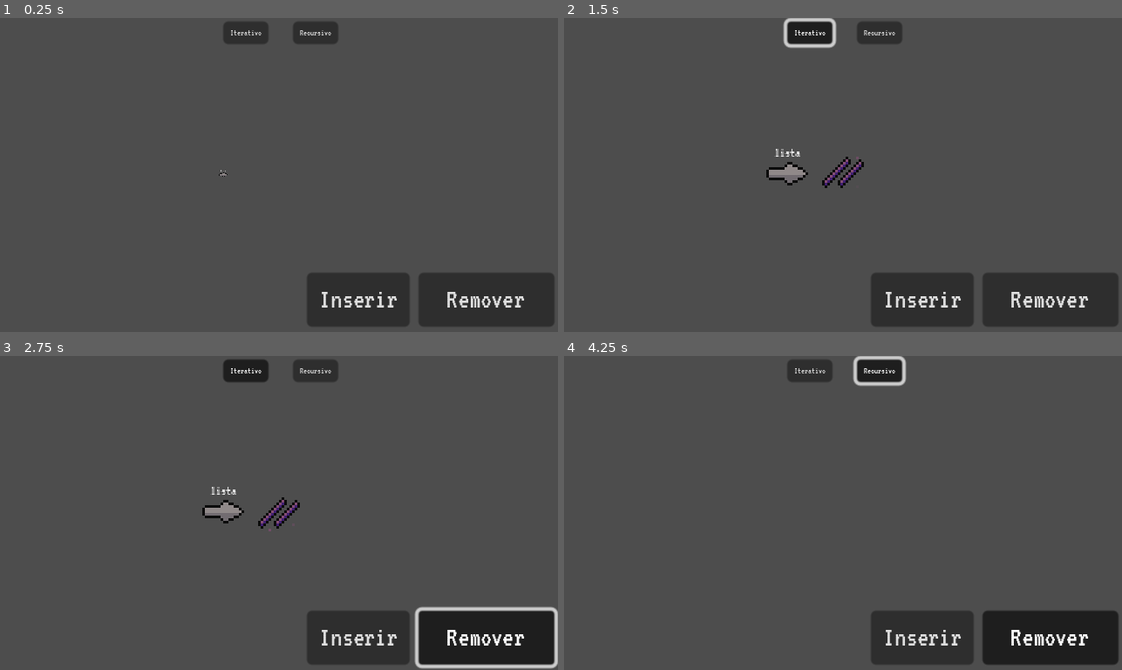
Above: before the commit, frames 1-4 (two rows, left to right).
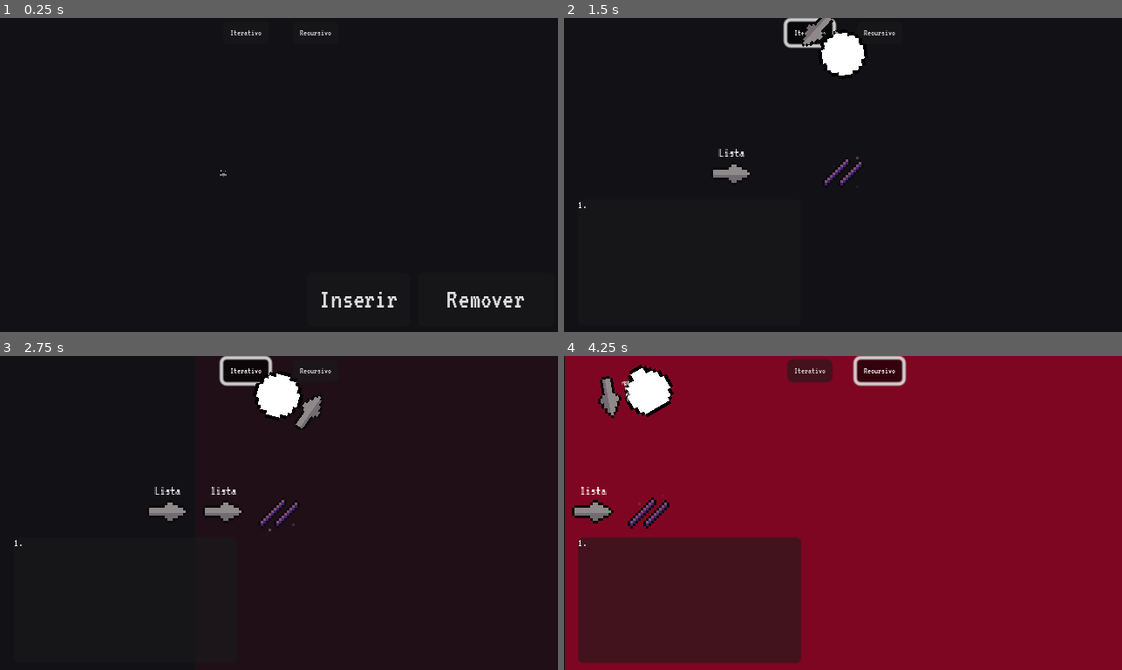
Above: after the commit, the same moments.

Repository: fabio-bays/elab-aed1
Game: Godot game, scene res://ListaLigada.tscn
Two runs of this game, one before a commit and one after it. Both use one fixed random seed, a clock stepped at 60 frames per second and the inputs below.
Inputs (mouse positions are in pixels of both pictures, inside the frame that each line leads up to):
- Up to frame 1 (0.25 s): no input
- Up to frame 2 (1.5 s): click "Inserir" at 0.5 s; click "Iterativo" at 1.25 s
- Up to frame 3 (2.75 s): click (485, 638) at 2 s, where only the run before the commit has a clickable "Remover"
- Up to frame 4 (4.25 s): click "Recursivo" at 2.75 s; tap Enter at 3.5 s; move the mouse to (843, 513) at 3.52 s; press the mouse at (843, 513) at 3.53 s; hold Right (ui_right) from 3.53 s (still down)

The runs differ from the first frame. In frame 1, 92% of the frame differs, in the area x 0-100%, y 0-100%; in frame 2, 99%; in frame 3, 95%; in frame 4, 100%.

Commit message:
trabalhando em animações recursivas

Diff:
--- a/BlocoCodigo.tscn
+++ b/BlocoCodigo.tscn
@@ -1,7 +1,9 @@
-[gd_scene load_steps=3 format=3 uid="uid://brb3nqnenyjq0"]
+[gd_scene load_steps=4 format=3 uid="uid://brb3nqnenyjq0"]
 
 [ext_resource type="Script" path="res://BlocoCodigo.gd" id="1_8feg0"]
 [ext_resource type="FontFile" uid="uid://5m5r5fu4xykb" path="res://assets/fontes/VT323-Regular.ttf" id="1_qoamu"]
+
+[sub_resource type="Theme" id="Theme_2b1me"]
 
 [node name="Control" type="Control"]
 layout_mode = 3
@@ -12,6 +14,7 @@
 layout_mode = 0
 offset_right = 128.0
 offset_bottom = 72.0
+theme = SubResource("Theme_2b1me")
 
 [node name="RichTextLabel" type="RichTextLabel" parent="PanelContainer"]
 layout_mode = 2
--- a/ListaLigada.gd
+++ b/ListaLigada.gd
@@ -86,9 +86,13 @@
 	}'
 ] # 0: inserir iterativamente. 1: remover iterativamente. 2: inserir recursivamente
 	#+ 3: remover recursivamente
+const cores_retangulos = ['7f0622', '00563d', '430067', '002859']
+# Vermelho, rosa, roxo, azul.
+const POS_CANTO_TELA = Vector2(GRID_SIZE.x * 16, -GRID_SIZE.y * 8)
+const DISTAN_PTR_NODO = Vector2(GRID_SIZE.x * 4, 0)
 
 const ANIM_INTERVALO_DURACAO : float = .1 # em segundos
-const ANIM_ANIMACAO_DURACAO : float = .1
+const ANIM_ANIMACAO_DURACAO : float = 1
 
 var camera_direction = Vector2(0,0)
 var modo_animacao_iterativa #-> o jogo começa com qual modo ativado?
@@ -97,15 +101,32 @@
 signal inserir_toggled
 signal remover_toggled
 
+class Utilidades:
+	static func set_rec_retan(rec_retan, lista, pilha_cor, fila_cor):
+		var rec_retan_pos = instance_from_id(lista.get_primeiro_nodo_id()).position \
+			- GRID_SIZE * 6
+		var rec_retan_cor = fila_cor.pop_front()
+
+		pilha_cor.push_front(rec_retan_cor)
+		fila_cor.push_back(rec_retan_cor)
+		rec_retan_pos.y = - GRID_SIZE.y * 12
+		rec_retan.position = rec_retan_pos
+		rec_retan.size = Vector2(336, 192)
+		rec_retan.color = rec_retan_cor
 
 class Lista:
 	var lista : Dictionary
 	var nulo_id : int
 
-	## Primeiro e último nodo da lista visualmente apenas. No dicionário "lista",
+	## Primeiro e último nodo da lista visual apenas. No dicionário "lista",
 	## o último objeto é sempre o último a ser inserido.
-	var primeiro_nodo_da_lista_id
-	var ultimo_nodo_da_lista_id
+	var primeiro_nodo_da_lista_id : int
+	var ultimo_nodo_da_lista_id : int
+
+	func set_nulo_id(nuloid : int):
+		self.nulo_id = nuloid
+		self.primeiro_nodo_da_lista_id = nuloid
+		self.ultimo_nodo_da_lista_id = nuloid
 
 	func _checar_se_null(obj : Variant):
 		if obj == null:
@@ -133,6 +154,7 @@
 			return self.lista[ultimo_nodo_da_lista_id]['ant']
 
 	func push_nodo_id(nodo_novo_id : int, nodo_clicado_id):
+		## A função insere o nodo, visualmente, na posição de nodo_clicado_id.
 		if !self.lista.is_empty():
 			self.lista[nodo_novo_id] = {'pos' : null, 'ant' : null}
 
@@ -156,19 +178,23 @@
 			self.primeiro_nodo_da_lista_id = nodo_novo_id
 			self.ultimo_nodo_da_lista_id = nodo_novo_id
 
-	func erase_nodo_id(nodo_clicado_id):
-		var nodo_anterior_id = self.lista[nodo_clicado_id]['ant']
-		var nodo_posterior_id = self.lista[nodo_clicado_id]['pos']
-
-		if nodo_anterior_id != null:
-			self.lista[nodo_anterior_id]['pos'] = self.lista[nodo_clicado_id]['pos']
-		if nodo_posterior_id != null:
-			self.lista[nodo_posterior_id]['ant'] = self.lista[nodo_clicado_id]['ant']
-		if nodo_clicado_id == self.ultimo_nodo_da_lista_id:
-			self.ultimo_nodo_da_lista_id = self._checar_se_null(nodo_anterior_id)
-		if nodo_clicado_id == self.primeiro_nodo_da_lista_id:
-			self.primeiro_nodo_da_lista_id = self._checar_se_null(nodo_posterior_id)
-		self.lista.erase(nodo_clicado_id)
+	func pop_nodo_id(nodo_id):
+		if nodo_id != nulo_id:
+			print('aqui em ! ')
+			var nodo_anterior_id = self.lista[nodo_id]['ant']
+			var nodo_posterior_id = self.lista[nodo_id]['pos']
+
+			if nodo_anterior_id != null:
+				self.lista[nodo_anterior_id]['pos'] = self.lista[nodo_id]['pos']
+			if nodo_posterior_id != null:
+				self.lista[nodo_posterior_id]['ant'] = self.lista[nodo_id]['ant']
+			if nodo_id == self.ultimo_nodo_da_lista_id:
+				self.ultimo_nodo_da_lista_id = self._checar_se_null(nodo_anterior_id)
+			if nodo_id == self.primeiro_nodo_da_lista_id:
+				self.primeiro_nodo_da_lista_id = self._checar_se_null(nodo_posterior_id)
+			self.lista.erase(nodo_id)
+
+		return nodo_id
 
 	func get_nodo_posterior_id(nodo_atual_id : int):
 		return self.lista[nodo_atual_id]['pos']
@@ -180,13 +206,25 @@
 	func get_ultimo_nodo_inserido_id():
 		return lista.keys()[-1]
 
+	func duplicate():
+		var lista_copia = Lista.new()
+		lista_copia.lista = lista.duplicate()
+		lista_copia.primeiro_nodo_da_lista_id = self.primeiro_nodo_da_lista_id
+		lista_copia.ultimo_nodo_da_lista_id = self.ultimo_nodo_da_lista_id
+		lista_copia.nulo_id = self.nulo_id
+
+		print(self.nulo_id, ' ', lista_copia.nulo_id)
+
+		return lista_copia
+
 func _ready():
-	$Ponteiro.set_label_text('lista')
+	$Ponteiro.set_label_text('Lista')
 	$Nulo.add_user_signal('nulo_clicado', [null, 'acao'])
 	$Nulo.connect('nulo_clicado', _on_nodo_ou_nulo_clicado)
 	anim_o_comeco()
 	lista = Lista.new()
-	lista.nulo_id = $Nulo.get_instance_id()
+	lista.set_nulo_id($Nulo.get_instance_id())
+	print(lista.get_primeiro_nodo_id() == $Nulo.get_instance_id())
 
 func _process(delta):
 	if lista.lista.is_empty():
@@ -296,28 +334,6 @@
 	var nodo_novo_id = nodo.get_instance_id()
 
 	lista.push_nodo_id(nodo_novo_id, nodo_clicado_id)
-	#if !lista.is_empty():
-		#lista[nodo_novo_id] = {'pos' : null, 'ant' : null}
-		#
-		#var nodo_anterior_id
-		#if nodo_clicado_id != lista.get_nulo_id():
-			#nodo_anterior_id = lista[nodo_clicado_id]['ant']
-			#lista[nodo_clicado_id]['ant'] = nodo_novo_id
-			#lista[nodo_novo_id]['pos'] = nodo_clicado_id
-		#else:
-			#nodo_anterior_id = ultimo_nodo_da_lista_id
-			#ultimo_nodo_da_lista_id = nodo_novo_id
-			#lista[nodo_novo_id]['pos'] = null
-		#
-		#if nodo_anterior_id != null:
-			#lista[nodo_anterior_id]['pos'] = nodo_novo_id
-			#lista[nodo_novo_id]['ant'] = nodo_anterior_id
-		#else:
-			#primeiro_nodo_da_lista_id = nodo_novo_id
-	#else:
-		#lista[nodo_novo_id] = {'pos' : null, 'ant' : null}
-		#primeiro_nodo_da_lista_id = nodo_novo_id
-		#ultimo_nodo_da_lista_id = nodo_novo_id
 
 	connect('inserir_toggled', nodo._on_inserir_toggled)
 	connect('remover_toggled', nodo._on_remover_toggled)
@@ -326,21 +342,6 @@
 
 
 func remover_nodo(nodo_clicado_id):
-	#lista.erase_nodo_id(nodo_clicado_id)
-	#var nodo_anterior_id = lista[nodo_clicado_id]['ant']
-	#var nodo_posterior_id = lista[nodo_clicado_id]['pos']
-	#
-	#if nodo_anterior_id != null:
-		#lista[nodo_anterior_id]['pos'] = lista[nodo_clicado_id]['pos']
-	#if nodo_posterior_id != null:
-		#lista[nodo_posterior_id]['ant'] = lista[nodo_clicado_id]['ant']
-	#
-	##while nodo_posterior_id != null:
-		##var nodo_posterior = instance_from_id(nodo_posterior_id)
-		##nodo_posterior_id = lista[nodo_posterior_id]['pos']
-	#if nodo_clicado_id == ultimo_nodo_da_lista_id:
-		#ultimo_nodo_da_lista_id = lista[nodo_clicado_id]['ant']
-	#lista.erase(nodo_clicado_id)
 	remove_child(instance_from_id(nodo_clicado_id))
 
 func display_bloco_codigo():
@@ -489,18 +490,15 @@
 				bloco_codigo, ponteiro_aux, rect_nodo_centralizado,
 				prox_nodo_centralizado, ponteiro_anterior, nodo_novo)
 
-	ponteiro_anterior.free()
-	ponteiro_aux.free()
+	return [ponteiro_aux, ponteiro_anterior]
 
 func anim_insercao_nodo(nodo_clicado_id = null):
+	var nodo_novo = instance_from_id(lista.get_ultimo_nodo_inserido_id())
+	var bloco_codigo = display_bloco_codigo()
+
+	anim_set_novo_nodo_pos(nodo_novo)
+	add_child(nodo_novo)
 	if modo_animacao_iterativa:
-		var nodo_novo = instance_from_id(lista.get_ultimo_nodo_inserido_id())
-		var bloco_codigo = display_bloco_codigo()
-
-		nodo_novo.position = $Camera2D.get_screen_center_position()
-		nodo_novo.position.y -= VIEWPORT_SIZE.y / 2 / 1.3
-		add_child(nodo_novo)
-
 		await anim_inserir_itr_nodo_novo(nodo_novo, bloco_codigo)
 
 		if nodo_clicado_id == null:
@@ -511,14 +509,23 @@
 			if nodo_anterior_id == null:
 				await anim_inserir_itr_no_inicio(nodo_novo, bloco_codigo, nodo_clicado_id)
 			else:
-				await anim_inserir_itr_no_meio(nodo_novo, bloco_codigo, nodo_clicado_id,
+				var resultado = await anim_inserir_itr_no_meio(nodo_novo, bloco_codigo, nodo_clicado_id,
 												nodo_anterior_id)
-		#await anim_inserir_itr_return()
+
+				var ponteiro_aux = resultado[0]
+				var ponteiro_anterior = resultado[1]
+				await anim_itr_return(ponteiro_aux, ponteiro_anterior)
 		nodo_novo.esfera_stop_anim()
 		remover_bloco_codigo(bloco_codigo)
 
-		for nodes in get_tree().get_nodes_in_group('nodos_anteriores_ao_clicado'):
-			nodes.remove_from_group('nodos_anteriores_ao_clicado')
+		for node in get_tree().get_nodes_in_group('nodos_anteriores_ao_clicado'):
+			node.remove_from_group('nodos_anteriores_ao_clicado')
+	else:
+		var pilha_cor : Array = []
+		var fila_cor : Array = cores_retangulos.duplicate()
+		var lista_copia = lista.duplicate()
+		var resultado = await anim_rec_inicio(pilha_cor, fila_cor, bloco_codigo,
+												lista_copia)
 
 func anim_remocao_nodo(nodo_clicado_id):
 	var bloco_codigo = display_bloco_codigo()
@@ -535,15 +542,9 @@
 		ponteiro_aux = resultado[0]
 		ponteiro_anterior = resultado[1]
 
-	await anim_esmaecer(ponteiro_aux)
-	if ponteiro_anterior:
-		await anim_esmaecer(ponteiro_anterior)
-
-	## Como a remoção no do
-	## O primeiro nodo da lista visual agora é o posterior ao atual primeiro nodo
-	## registrado em lista.
-	lista.erase_nodo_id(nodo_clicado_id)
-	await anim_itr_cam_focar_objeto(instance_from_id(lista.get_primeiro_nodo_id()))
+	await anim_itr_return(ponteiro_aux, ponteiro_anterior)
+
+	lista.pop_nodo_id(nodo_clicado_id)
 	remover_bloco_codigo(bloco_codigo)
 
 	for nodes in get_tree().get_nodes_in_group('nodos_anteriores_ao_clicado'):
@@ -587,10 +588,7 @@
 
 	await anim_bloco_codigo_highlight_str(bloco_codigo, ['free(aux)', 1])
 
-	await get_tree().create_tween().tween_property(
-		nodo_clicado, 'position',
-		nodo_clicado.position + Vector2(0, -GRID_SIZE.y * 4),
-		ANIM_ANIMACAO_DURACAO).finished
+	await anim_nodo_ascender(nodo_clicado)
 
 	await anim_intervalo(ANIM_INTERVALO_DURACAO)
 
@@ -665,10 +663,7 @@
 
 			await anim_bloco_codigo_highlight_str(bloco_codigo, ['free(aux)', 2])
 
-			await get_tree().create_tween().tween_property(
-				nodo_clicado, 'position',
-				nodo_clicado.position + Vector2(0, -GRID_SIZE.y * 4),
-				ANIM_ANIMACAO_DURACAO).finished
+			await anim_nodo_ascender(nodo_clicado)
 
 			await anim_intervalo(ANIM_INTERVALO_DURACAO)
 
@@ -905,7 +900,7 @@
 									['Nodo *aux = lista;', 1])
 		await anim_ptr_surgir(
 			ponteiro_aux,
-			$Camera2D.position + Vector2(GRID_SIZE.x * 16, -GRID_SIZE.y * 8), 'aux')
+			$Camera2D.position + POS_CANTO_TELA, 'aux')
 
 		await anim_ptr_apontar(ponteiro_aux, instance_from_id(
 								lista.get_primeiro_nodo_id()
@@ -915,7 +910,7 @@
 		await anim_bloco_codigo_highlight_str(bloco_codigo,
 									[		'Nodo *aux = lista;', 1])
 		await anim_ptr_surgir(ponteiro_aux,
-			$Camera2D.position + Vector2(GRID_SIZE.x * 16, -GRID_SIZE.y * 8), 'aux')
+			$Camera2D.position + POS_CANTO_TELA, 'aux')
 		await anim_ptr_apontar(ponteiro_aux, instance_from_id(
 									lista.get_primeiro_nodo_id()
 								).position + Vector2(
@@ -932,7 +927,7 @@
 
 	## Animação ponteiro anterior surgindo
 	await anim_ptr_surgir(ponteiro_anterior,
-		$Camera2D.position + Vector2(GRID_SIZE.x * 16, -GRID_SIZE.y * 8), 'anterior')
+		$Camera2D.position + POS_CANTO_TELA, 'anterior')
 
 	await anim_intervalo(ANIM_INTERVALO_DURACAO)
 
@@ -1054,3 +1049,62 @@
 		rad_to_deg(ponteiro_aux.rotation))
 
 	await anim_intervalo(ANIM_INTERVALO_DURACAO)
+
+func anim_itr_return(ponteiro_aux, ponteiro_anterior):
+	if ponteiro_aux:
+		await anim_esmaecer(ponteiro_aux)
+		ponteiro_aux.free()
+	if ponteiro_anterior:
+		await anim_esmaecer(ponteiro_anterior)
+		ponteiro_anterior.free()
+
+func anim_nodo_ascender(nodo_clicado):
+	await get_tree().create_tween().tween_property(
+	nodo_clicado, 'position',
+	nodo_clicado.position + Vector2(0, -GRID_SIZE.y * 4),
+	ANIM_ANIMACAO_DURACAO).finished
+
+func anim_set_novo_nodo_pos(nodo_novo):
+	nodo_novo.position = $Camera2D.get_screen_center_position()
+	nodo_novo.position.y -= VIEWPORT_SIZE.y / 2 / 1.3
+
+func anim_rec_inicio(pilha_cor : Array, fila_cor : Array, bloco_codigo,
+					lista_copia):
+	var ptr_lista_copia = ponteiro_scene.instantiate()
+	var rec_retan = ColorRect.new()
+	Utilidades.set_rec_retan(rec_retan, lista, pilha_cor, fila_cor)
+
+	await get_tree().create_tween().tween_property(
+		$Ponteiro, 'position', $Ponteiro.position -  DISTAN_PTR_NODO,
+		ANIM_ANIMACAO_DURACAO).set_trans(Tween.TRANS_CUBIC).finished
+	await anim_intervalo(ANIM_INTERVALO_DURACAO)
+
+	await anim_ptr_surgir(ptr_lista_copia, $Ponteiro.position + DISTAN_PTR_NODO,
+							'lista')
+	await anim_intervalo(ANIM_INTERVALO_DURACAO)
+
+	rec_retan.color.a8 = 70
+	await anim_intervalo(ANIM_INTERVALO_DURACAO)
+	rec_retan.color.a8 = 0
+	add_child(rec_retan)
+	move_child(rec_retan, 0)
+	await get_tree().create_tween().tween_property(
+		rec_retan, 'color:a8', 255, ANIM_ANIMACAO_DURACAO
+	).set_trans(Tween.TRANS_CUBIC).finished
+
+	var rec_primeiro_nodo_id = lista_copia.get_primeiro_nodo_id()
+	# Como a lista é atualizada antes da animação,
+	if rec_primeiro_nodo_id == lista_copia.get_ultimo_nodo_inserido_id():
+		rec_primeiro_nodo_id = lista_copia.get_nodo_posterior_id(rec_primeiro_nodo_id)
+		if rec_primeiro_nodo_id == null:
+			rec_primeiro_nodo_id = lista_copia.get_nulo_id()
+	lista_copia.pop_nodo_id(rec_primeiro_nodo_id)
+
+	print_tree_pretty()
+	await anim_rec_mover_cam(rec_retan)
+
+func anim_rec_mover_cam(rect):
+	await get_tree().create_tween().tween_property(
+		$Camera2D, 'position:x',
+		(rect.position.x + rect.size.x/2) - 8, ANIM_ANIMACAO_DURACAO
+	).set_trans(Tween.TRANS_EXPO).set_ease(Tween.EASE_IN_OUT).finished
--- a/ListaLigada.tscn
+++ b/ListaLigada.tscn
@@ -7,6 +7,7 @@
 [ext_resource type="Texture2D" uid="uid://cqq8u1c5d2bry" path="res://assets/null_v2.png" id="3_wjsaj"]
 [ext_resource type="Texture2D" uid="uid://c3qn4p6rbyqxi" path="res://assets/remover_x.png" id="4_5068l"]
 [ext_resource type="PackedScene" uid="uid://c5k6y55l3uasr" path="res://Ponteiro.tscn" id="4_hp48o"]
+[ext_resource type="PackedScene" uid="uid://bxyf0o6ucpnv2" path="res://ParallaxBg.tscn" id="8_jcx3j"]
 
 [sub_resource type="AtlasTexture" id="AtlasTexture_45wa7"]
 atlas = ExtResource("3_wjsaj")
@@ -292,6 +293,13 @@
 nodo_scene = ExtResource("2_nlber")
 bloco_codigo_scene = ExtResource("3_ca5c3")
 ponteiro_scene = ExtResource("4_hp48o")
+
+[node name="ColorRect" type="ColorRect" parent="."]
+visible = false
+offset_left = -168.0
+offset_top = -96.0
+offset_right = 168.0
+offset_bottom = 96.0
 
 [node name="Camera2D" type="Camera2D" parent="."]
 
@@ -390,25 +398,7 @@
 text = "0"
 horizontal_alignment = 1
 
-[node name="Nodo" parent="." instance=ExtResource("2_nlber")]
-visible = false
-position = Vector2(-66, 26)
-
-[node name="LabelPosNodosAnteriores2" type="Label" parent="Nodo"]
-editor_description = "Label usada para denotar a posição de nodos anteriores ao clicado para a remoção ou inserção iterativa.
-
-Mantida na cena com o intuito de facilitar a edição do label para apenas duplicá-lo em código."
-offset_left = -15.0
-offset_top = -42.0
-offset_right = 15.0
-offset_bottom = -21.0
-theme_override_fonts/font = ExtResource("3_op5oh")
-theme_override_font_sizes/font_size = 5
-text = "pos_do_anterior
-=
-1"
-horizontal_alignment = 1
-metadata/_edit_use_anchors_ = true
+[node name="ParallaxBg" parent="." instance=ExtResource("8_jcx3j")]
 
 [connection signal="pressed" from="Camera2D/Botoes/Inserir" to="." method="_on_inserir_pressed"]
 [connection signal="toggled" from="Camera2D/Botoes/Inserir" to="." method="_on_inserir_toggled"]
--- /dev/null
+++ b/ParallaxBg.tscn
@@ -0,0 +1,13 @@
+[gd_scene load_steps=2 format=3 uid="uid://bxyf0o6ucpnv2"]
+
+[ext_resource type="Texture2D" uid="uid://l3lhr5rol504" path="res://assets/background.png" id="1_pgoqs"]
+
+[node name="ParallaxBg" type="Node2D"]
+
+[node name="ParallaxBackground" type="ParallaxBackground" parent="."]
+
+[node name="ParallaxLayer" type="ParallaxLayer" parent="ParallaxBackground"]
+motion_mirroring = Vector2(320, 0)
+
+[node name="Sprite2D" type="Sprite2D" parent="ParallaxBackground/ParallaxLayer"]
+texture = ExtResource("1_pgoqs")
Not shown: 1 places in ListaLigada.tscn that only renumber resources
Binary file added: assets/background.png
Not shown, added: assets/background.png.import
